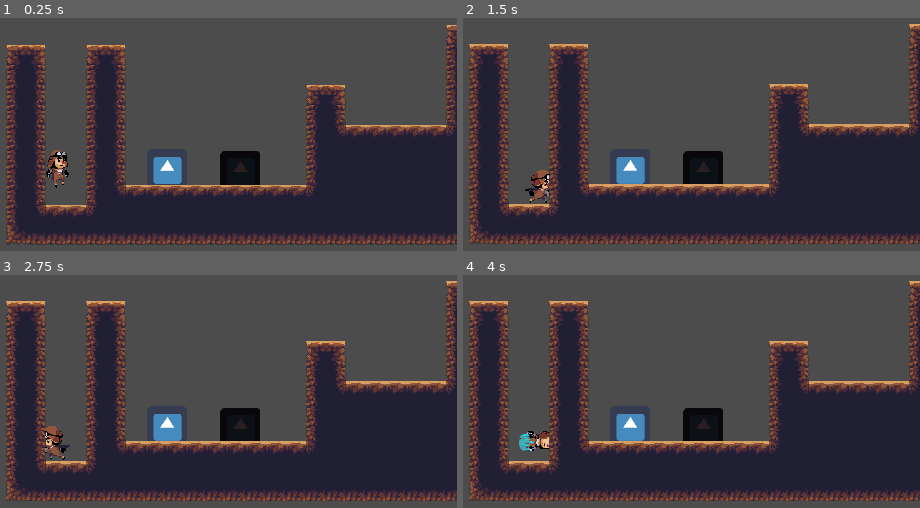
Above: before the commit, frames 1-4 (two rows, left to right).
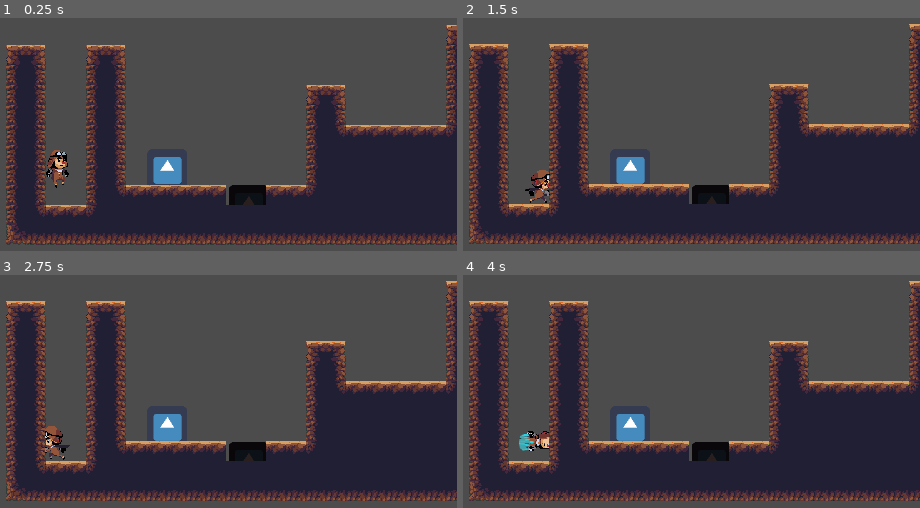
Above: after the commit, the same moments.

Repository: bernardchen/GitHubGameOff2018
Game: Godot game, scene res://World.tscn
The game is run twice, just before and just after one commit, with the same random seed, the same clock (stepped at 60 frames per second) and the same inputs. The engine's default icon, where the game draws it, is replaced by a stand-in: a white triangle on a blue panel in a dark square.
Inputs:
- Up to frame 1 (0.25 s): no input
- Up to frame 2 (1.5 s): hold Right (ui_right) from 0.53 s (still down); tap Space (ui_select) at 0.77 s
- Up to frame 3 (2.75 s): tap Space (ui_select) at 1.52 s; release Right (ui_right) at 2.03 s; hold Left (ui_left) from 2.03 s (still down)
- Up to frame 4 (4 s): release Left (ui_left) at 2.78 s; hold Right (ui_right) from 2.78 s (still down); tap Space (ui_select) at 3.02, 3.77 s

The runs differ from the first frame. In frame 1, 2.0% of the frame differs, in the area x 48-59%, y 57-81%; in frame 2, 1.9%; in frame 3, 1.9%; in frame 4, 1.9%.

Commit message:
working basic sidescroller

Diff:
--- a/World.tscn
+++ b/World.tscn
@@ -113,7 +113,7 @@
 
 [node name="Area2D" parent="respawnpoint" index="1" instance=ExtResource( 13 )]
 
-position = Vector2( 291.191, 42.0505 )
+position = Vector2( 304.146, 97.5691 )
 
 [node name="DangerBlock" parent="respawnpoint" index="2" instance=ExtResource( 14 )]
 
@@ -138,7 +138,7 @@
 collision_mask = 1
 occluder_light_mask = 1
 format = 1
-tile_data = PoolIntArray( 36, 0, 0, 37, 1, 0, 38, 1, 0, 39,  …(2313 unchanged characters)…  1, 0, 524311, 1, 0, 524312, 1, 0, 524313, 1, 0, 524314, 1, 0, 524315, 1, 0, 524316, 1, 0, 524317, 9, 0, 524 …(1622 unchanged characters)…
+tile_data = PoolIntArray( 36, 0, 0, 37, 1, 0, 38, 1, 0, 39,  …(2313 unchanged characters)…  1, 0, 524311, 1, 0, 524312, 1, 0, 524315, 1, 0, 524316, 1, 0, 524317, 9, 0, 524 …(1622 unchanged characters)…
 _sections_unfolded = [ "Cell" ]
 __meta__ = {
 "_edit_lock_": true
--- a/player.gd
+++ b/player.gd
@@ -5,7 +5,7 @@
 const SPEED = 200
 const JUMP_HEIGHT = -500
 const DASH_LEN = .2
-const WALL_JUMP_LEN = .3
+const WALL_JUMP_LEN = .35
 
 var velocity = Vector2()
 var wall_jump
